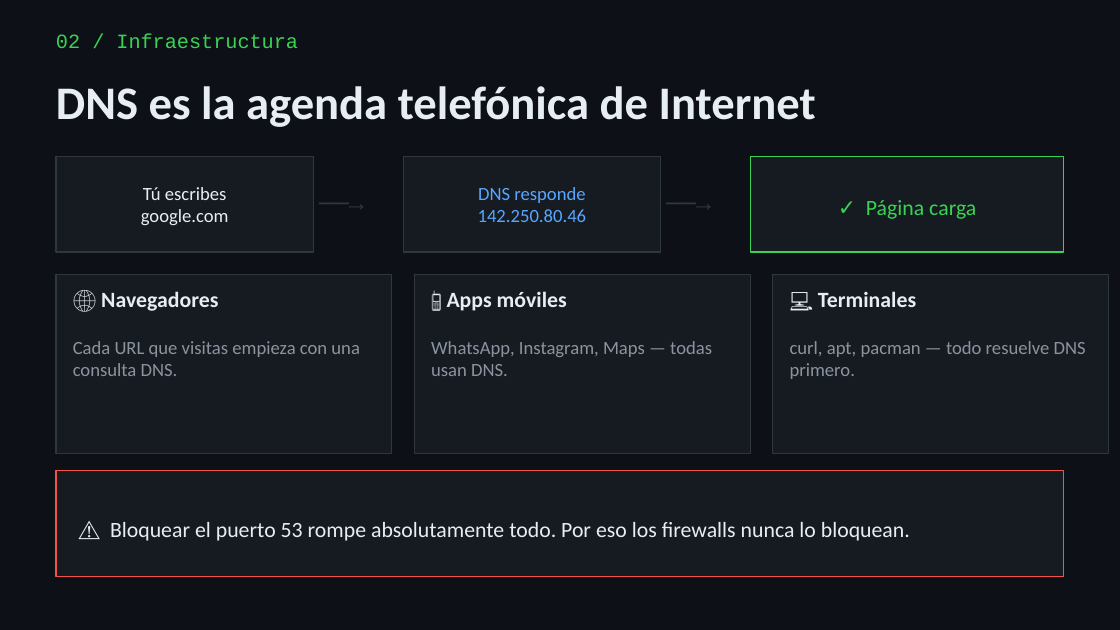
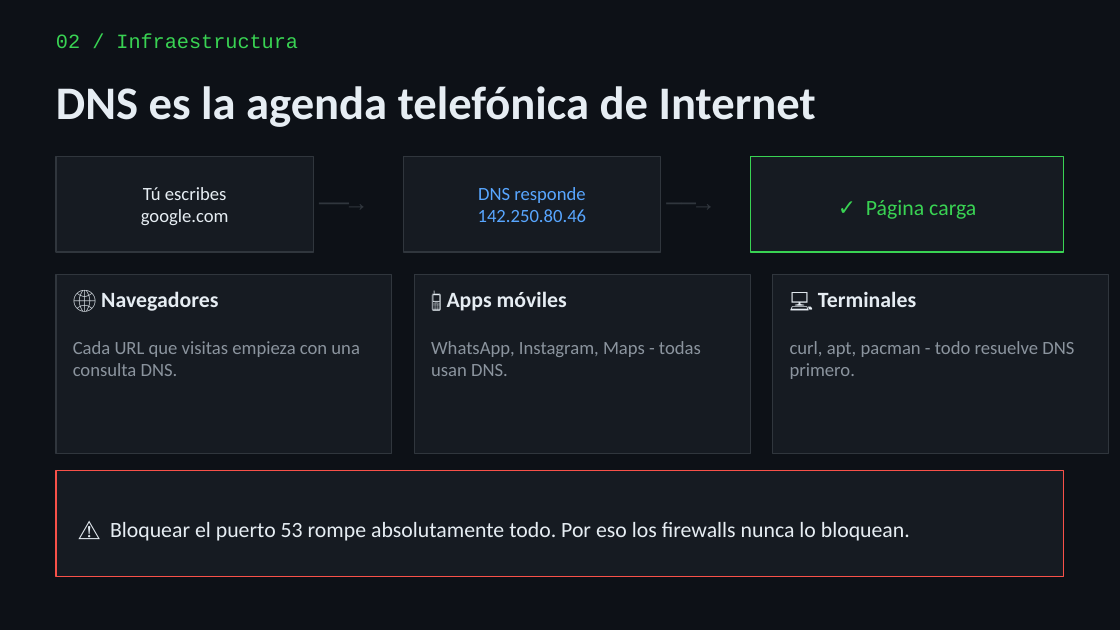
Before and after one commit to Fulish-code/Offensive-DNS_Expo, a slide deck: slide 3 of presentacion/exfiltracion-dns.pptx. Drawn at 1120x630 pixels with LibreOffice and Linux fonts; fonts in the diff are those of the drawing. Boxes give left, top, right and bottom in pixels: in the first picture for what was removed or moved away, otherwise in the second. Text is boxed around its words. In the diff, an @@ line names an element or a change of style, - is before the commit and + after.

```diff
--- a/presentacion/exfiltracion-dns.pptx
+++ b/presentacion/exfiltracion-dns.pptx
@@ text at <box>431,341,701,376</box>: text changed @@
-WhatsApp, Instagram, Maps — todas usan DNS.
+WhatsApp, Instagram, Maps - todas usan DNS.
@@ text at <box>790,341,1074,379</box>: text changed @@
-curl, apt, pacman — todo resuelve DNS primero.
+curl, apt, pacman - todo resuelve DNS primero.
```
Also in this commit, not shown: 4 other slides changed, 2 other files.
